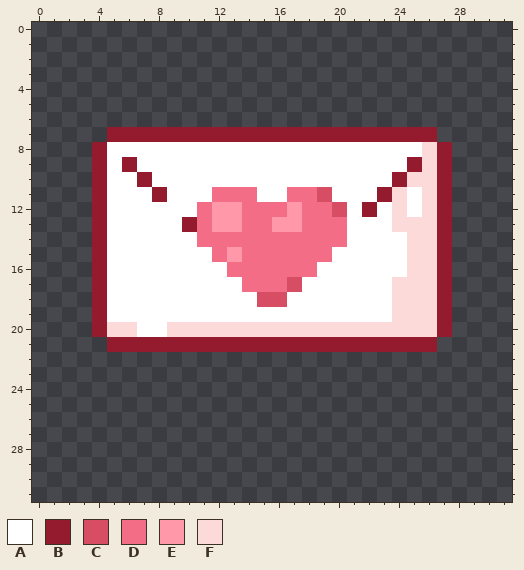
Two versions of one pixel-art file, assets/aseprite/letter.aseprite. Above, as it was before the edit.
32x32 pixels, 1 frame.
Palette (. is transparent): A #ffffff  B #941b2d  C #d64d64  D #f26d85  E #ff99aa  F #fcdada
Pixels before, first column x 4:
 7 .BBBBBBBBBBBBBBBBBBBBBB.
 8 BAAAAAAAAAAAAAAAAAAAAAFB
 9 BABAAAAAAAAAAAAAAAAAABFB
10 BAABAAAAAAAAAAAAAAAABFFB
11 BAAABAAADDDAADDCAAABFAFB
12 BAAAAAADEEDDDEDDCABAFAFB
13 BAAAAABDEEDDEEDDDAAAFFFB
14 BAAAAAADDDDDDDDDDAAAAFFB
15 BAAAAAAADEDDDDDDAAAAAFFB
16 BAAAAAAAADDDDDDAAAAAAFFB
17 BAAAAAAAAADDDCAAAAAAFFFB
18 BAAAAAAAAAACCAAAAAAAFFFB
19 BAAAAAAAAAAAAAAAAAAAFFFB
20 BFFAAFFFFFFFFFFFFFFFFFFB
21 .BBBBBBBBBBBBBBBBBBBBBB.
Now the later version:
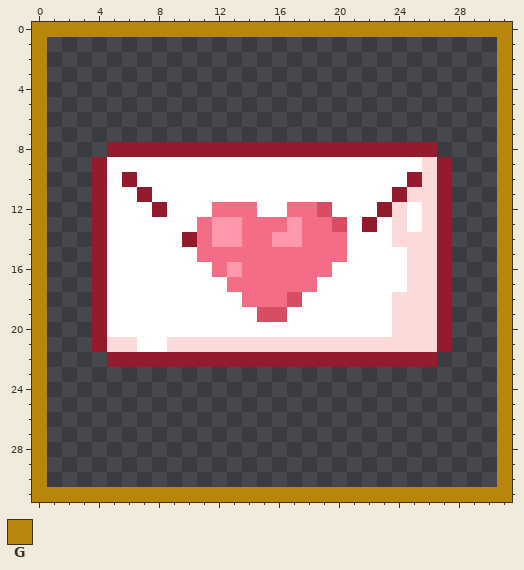
Colours new in this view: G #b8860b
Diff:
Changed rows in their new state; - is an unchanged pixel.
first column x 0:
 0 GGGGGGGGGGGGGGGGGGGGGGGGGGGGGGGG
 1 G------------------------------G
 2 G------------------------------G
 3 G------------------------------G
 4 G------------------------------G
 5 G------------------------------G
 6 G------------------------------G
 7 G----......................----G
 8 G---.BBBBBBBBBBBBBBBBBBBBBB.---G
 9 G-----A------------------A-----G
10 G-----BA----------------AB-----G
11 G------BA---AAA--AAA---ABF-----G
12 G-------B--ADD-AAD-CA-AB-------G
13 G---------A-----D---C-B--A-----G
14 G---------B-EE--EE------F------G
15 G----------D-D------D----------G
16 G-----------DE-----D-----------G
17 G------------D---DD-----A------G
18 G-------------DDDC-------------G
19 G--------------CC--------------G
20 G----AA--AAAAAAAAAAAAAAA-------G
21 G---BFFAAFFFFFFFFFFFFFFFFFFB---G
22 G----BBBBBBBBBBBBBBBBBBBBBB----G
23 G------------------------------G
24 G------------------------------G
25 G------------------------------G
26 G------------------------------G
27 G------------------------------G
28 G------------------------------G
29 G------------------------------G
30 G------------------------------G
31 GGGGGGGGGGGGGGGGGGGGGGGGGGGGGGGG
Where, in picture pixels (left, top, right, bottom), the same in both pictures:
changed: (32, 22, 512, 502)
